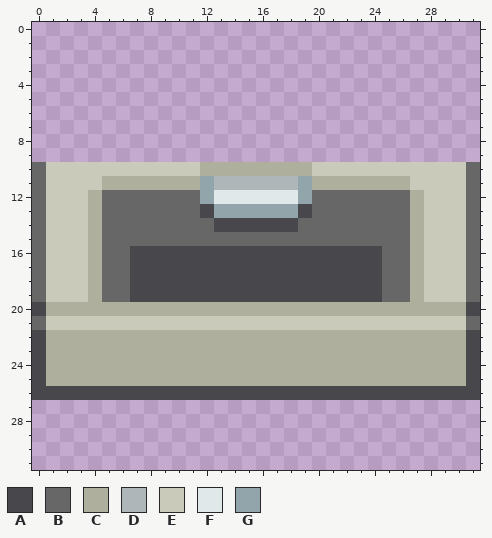
Two versions of one pixel-art sprite, assets/trash2.png. That is the earlier state.
The file is 32x32 pixels. The old version is drawn lined up with the new one.
Palette (. is transparent): A #47474c  B #676768  C #afaf9e  D #aeb6b9  E #cacabb  F #e1e8ea  G #92a5aa
Pixels before, first column x 0:
10 BEEEEEEEEEEECCCCCCCCEEEEEEEEEEEB
11 BEEEECCCCCCCGDDDDDDGCCCCCCCEEEEB
12 BEEECBBBBBBBGFFFFFFGBBBBBBBCEEEB
13 BEEECBBBBBBBAGGGGGGABBBBBBBCEEEB
14 BEEECBBBBBBBBAAAAAABBBBBBBBCEEEB
15 BEEECBBBBBBBBBBBBBBBBBBBBBBCEEEB
16 BEEECBBAAAAAAAAAAAAAAAAAABBCEEEB
17 BEEECBBAAAAAAAAAAAAAAAAAABBCEEEB
18 BEEECBBAAAAAAAAAAAAAAAAAABBCEEEB
19 BEEECBBAAAAAAAAAAAAAAAAAABBCEEEB
20 ACCCCCCCCCCCCCCCCCCCCCCCCCCCCCCA
21 BEEEEEEEEEEEEEEEEEEEEEEEEEEEEEEB
22 ACCCCCCCCCCCCCCCCCCCCCCCCCCCCCCA
23 ACCCCCCCCCCCCCCCCCCCCCCCCCCCCCCA
24 ACCCCCCCCCCCCCCCCCCCCCCCCCCCCCCA
25 ACCCCCCCCCCCCCCCCCCCCCCCCCCCCCCA
26 AAAAAAAAAAAAAAAAAAAAAAAAAAAAAAAA
After:
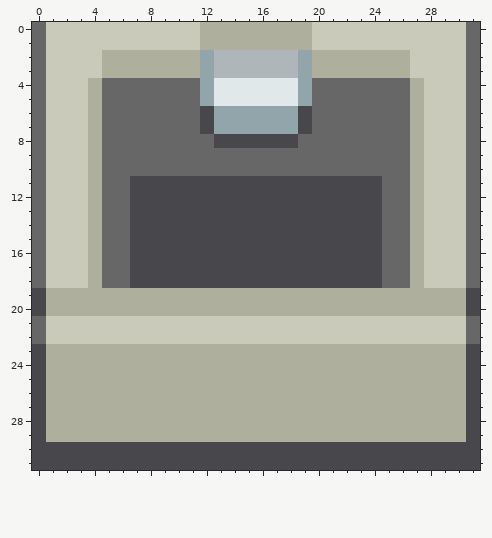
Change:
whole drawing moved by +0,+10 (the old picture is shown already moved)
Changed rows in their new state; - is an unchanged pixel.
first column x 0:
 0 BEEEEEEEEEEECCCCCCCCEEEEEEEEEEEB
 1 BEEEEEEEEEEECCCCCCCCEEEEEEEEEEEB
 2 BEEEECCCCCCCGDDDDDDGCCCCCCCEEEEB
 3 BEEEECCCCCCCGDDDDDDGCCCCCCCEEEEB
 4 BEEECBBBBBBBGFFFFFFGBBBBBBBCEEEB
 5 BEEECBBBBBBBGFFFFFFGBBBBBBBCEEEB
 6 BEEECBBBBBBBAGGGGGGABBBBBBBCEEEB
 7 BEEECBBBBBBBAGGGGGGABBBBBBBCEEEB
 8 BEEECBBBBBBBBAAAAAABBBBBBBBCEEEB
 9 BEEECBBBBBBBBBBBBBBBBBBBBBBCEEEB
10 ----CBBBBBBBBBBBBBBBBBBBBBBC----
11 ----CBBAAAAAAAAAAAAAAAAAABBC----
12 -------AAAAAAAAAAAAAAAAAA-------
13 -------AAAAA-AAAAAA-AAAAA-------
14 -------AAAAAA------AAAAAA-------
15 -------AAAAAAAAAAAAAAAAAA-------
first column x 0:
19 ACCC-CCCCCCCCCCCCCCCCCCCCCC-CCCA
22 BEEEEEEEEEEEEEEEEEEEEEEEEEEEEEEB
first column x 0:
26 -CCCCCCCCCCCCCCCCCCCCCCCCCCCCCC-
27 ACCCCCCCCCCCCCCCCCCCCCCCCCCCCCCA
28 ACCCCCCCCCCCCCCCCCCCCCCCCCCCCCCA
29 ACCCCCCCCCCCCCCCCCCCCCCCCCCCCCCA
30 AAAAAAAAAAAAAAAAAAAAAAAAAAAAAAAA
31 AAAAAAAAAAAAAAAAAAAAAAAAAAAAAAAA
